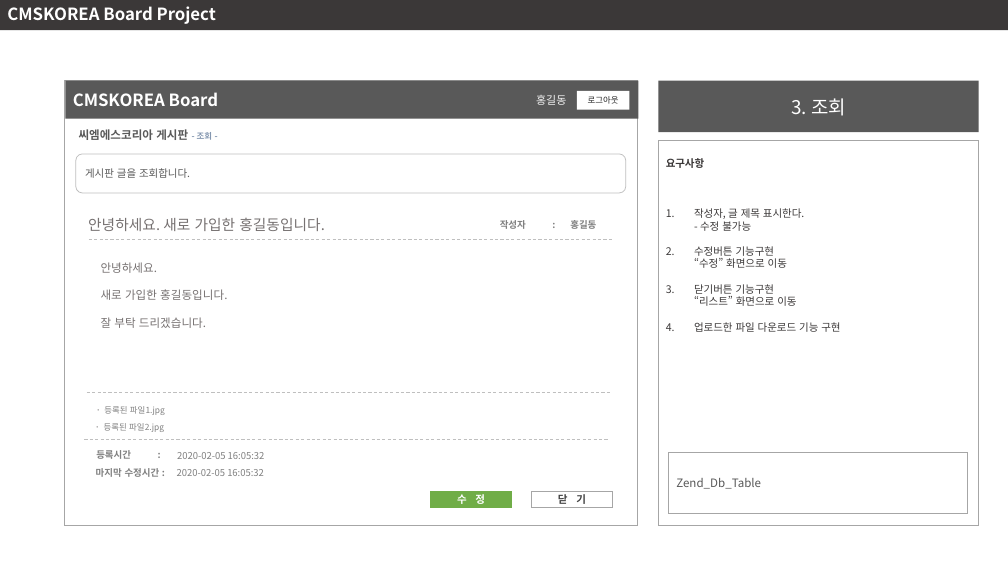
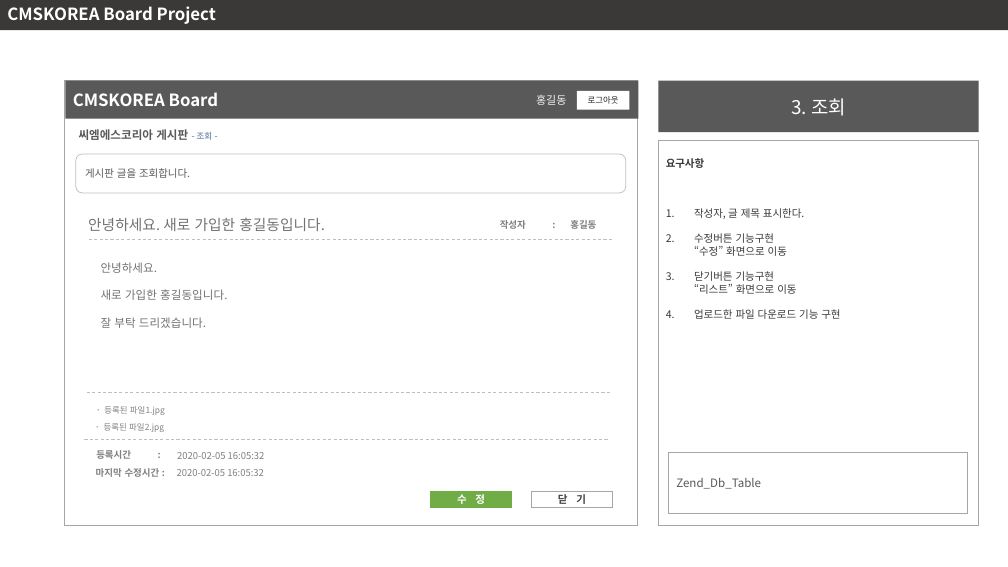
Before and after one commit to jinwon-cmskorea/cmskorea_board_class, a slide deck: slide 6 of documents/신입프로젝트_게시판_수정.pptx. Drawn at 1008x567 pixels with LibreOffice and Linux fonts; fonts in the diff are those of the drawing. Boxes give left, top, right and bottom in pixels: in the first picture for what was removed or moved away, otherwise in the second. Text is boxed around its words. In the diff, an @@ line names an element or a change of style, - is before the commit and + after.

```diff
--- a/documents/신입프로젝트_게시판_수정.pptx
+++ b/documents/신입프로젝트_게시판_수정.pptx
@@ text in rectangle at box(694, 208, 804, 219): text changed @@
-1. 작성자, 글 제목 표시한다.
-   - 수정 불가능
+1. 작성자, 글 제목 표시한다.
```
Also in this commit, not shown: 1 other slide changed, 3 other files.
